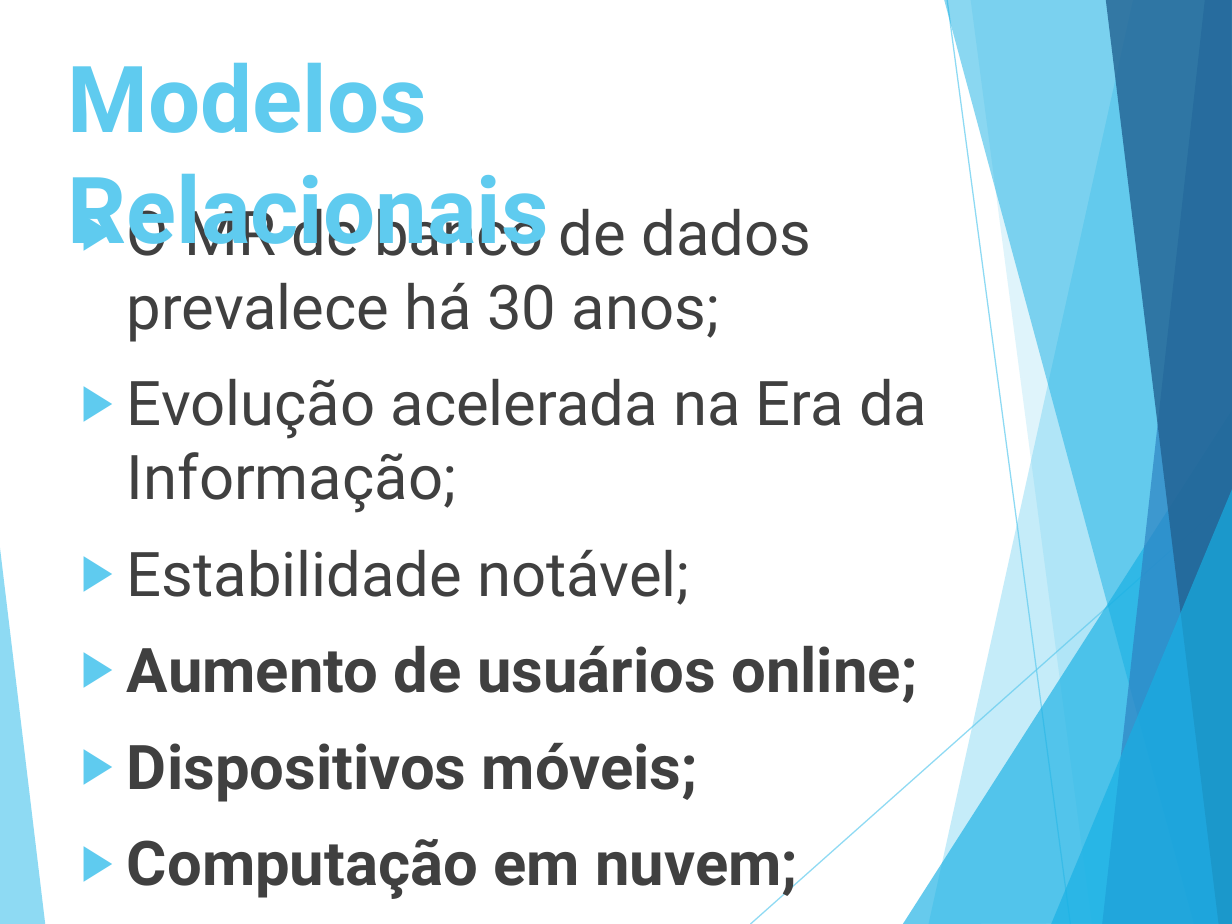
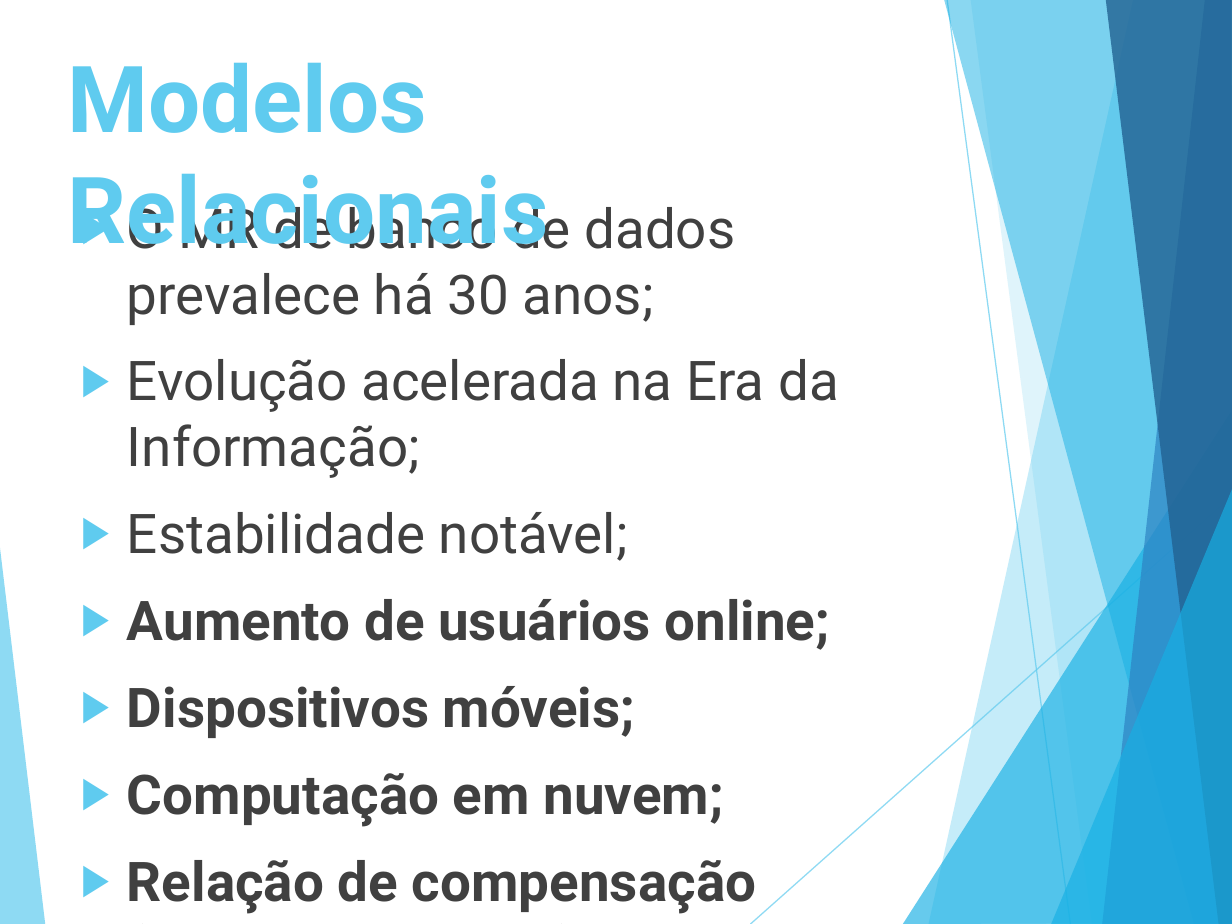
Before and after one commit to luiscferraz/bd-penitenciaria, a slide deck: slide 2 of Seminario/NoSQL v3.pptx. Drawn at 1232x924 pixels with LibreOffice and Linux fonts; fonts in the diff are those of the drawing. Boxes give left, top, right and bottom in pixels: in the first picture for what was removed or moved away, otherwise in the second. Text is boxed around its words. In the diff, an @@ line names an element or a change of style, - is before the commit and + after.

```diff
--- a/Seminario/NoSQL v3.pptx
+++ b/Seminario/NoSQL v3.pptx
@@ text "O MR de banco de ..." at [127,198,839,914]: size 36 to 32 pt @@
```
Also in this commit, not shown: 6 other slides changed, 1 slide added, 2 slides removed, 4 other files.
